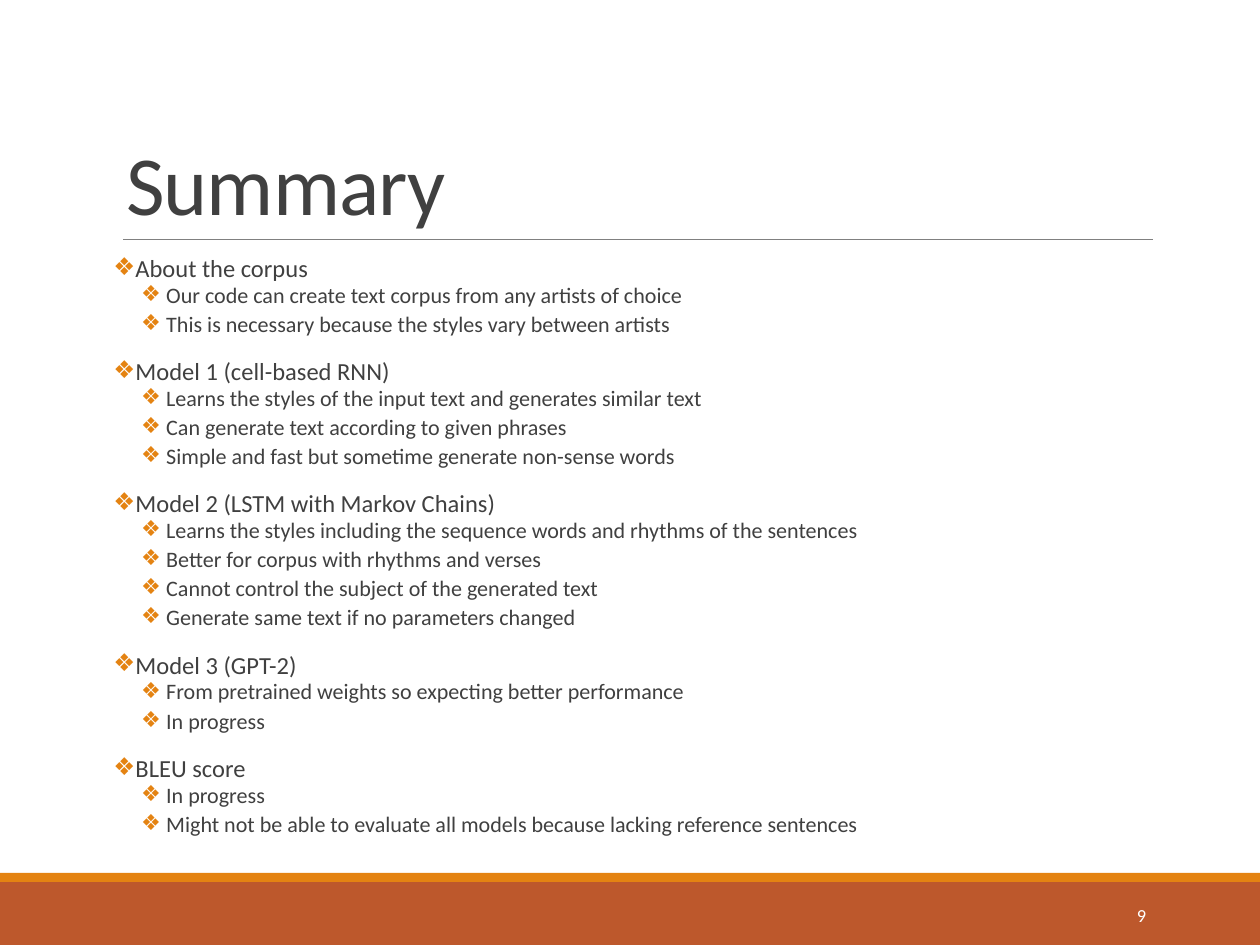
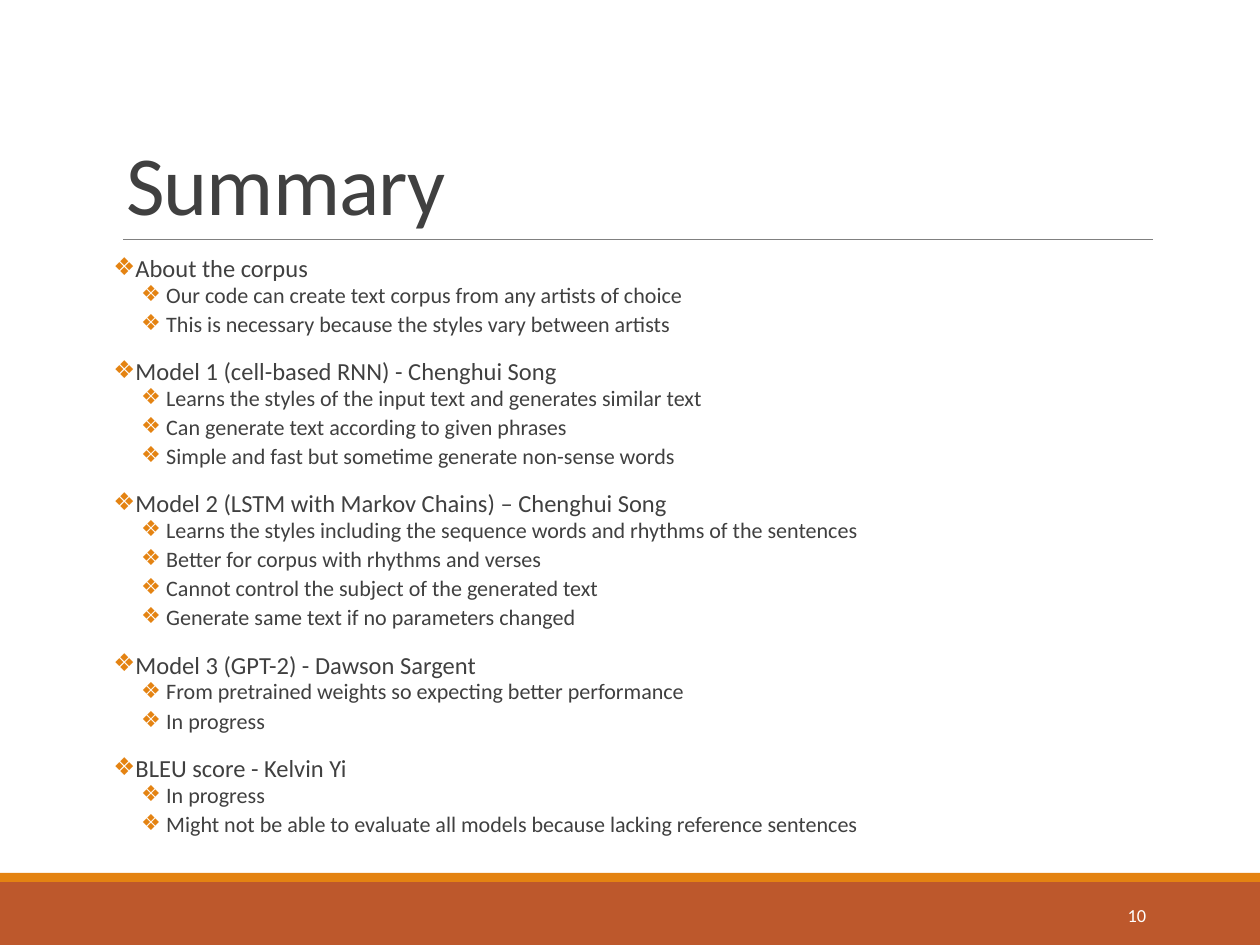
Before and after one commit to kyiCS/lyric-generation-nlp, a slide deck: slide 10 of CS662 final project .pptx (slide 9 before the commit). Drawn at 1260x945 pixels with LibreOffice and Linux fonts; fonts in the diff are those of the drawing. Boxes give left, top, right and bottom in pixels: in the first picture for what was removed or moved away, otherwise in the second. Text is boxed around its words. In the diff, an @@ line names an element or a change of style, - is before the commit and + after.

```diff
--- a/CS662 final project .pptx
+++ b/CS662 final project .pptx
@@ text at (135,362,557,384): text changed @@
-❖ Model 1 (cell-based RNN)
+❖ Model 1 (cell-based RNN) - Chenghui Song
@@ text at (135,494,667,516): text changed @@
-❖ Model 2 (LSTM with Markov Chains)
+❖ Model 2 (LSTM with Markov Chains) – Chenghui Song
@@ text at (135,656,476,678): text changed @@
-❖ Model 3 (GPT-2)
+❖ Model 3 (GPT-2) - Dawson Sargent
@@ text at (135,760,346,777): text changed @@
-❖ BLEU score
+❖ BLEU score - Kelvin Yi
@@ page number at (1128,910,1147,922): text changed @@
-9
+10
```
Also in this commit, not shown: 2 other slides changed, 1 slide added, 2 other files.
